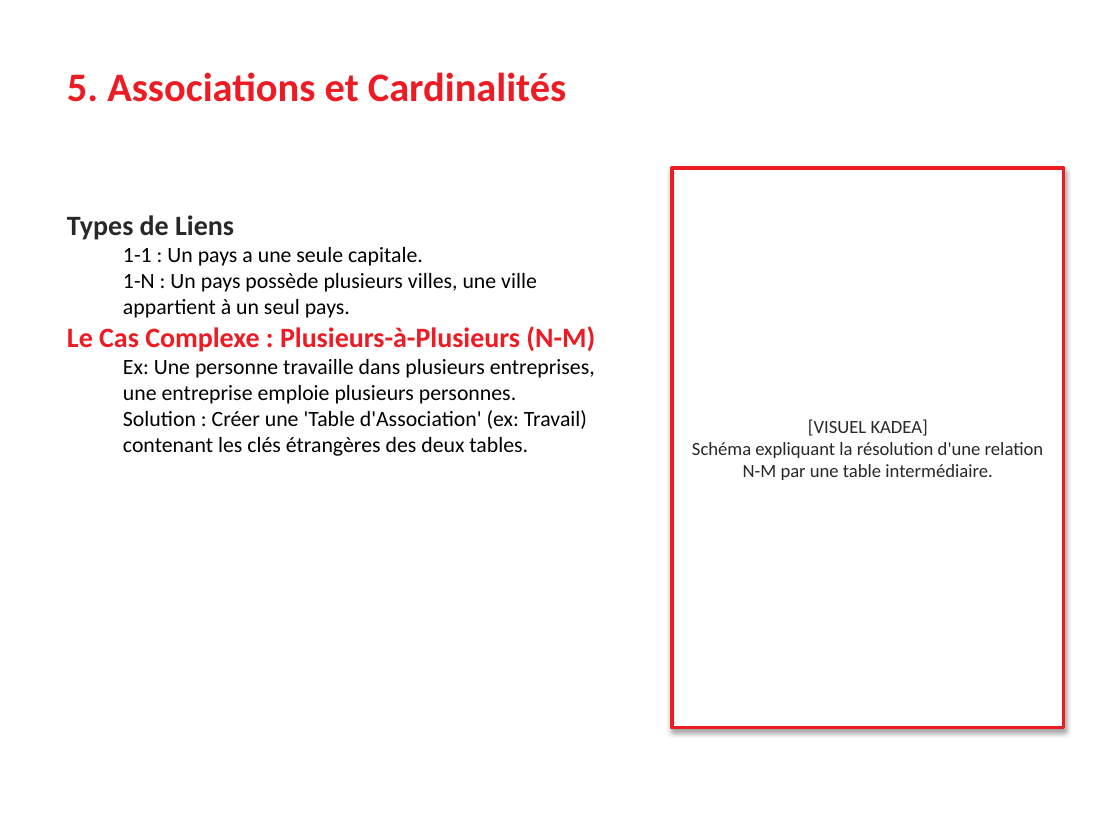
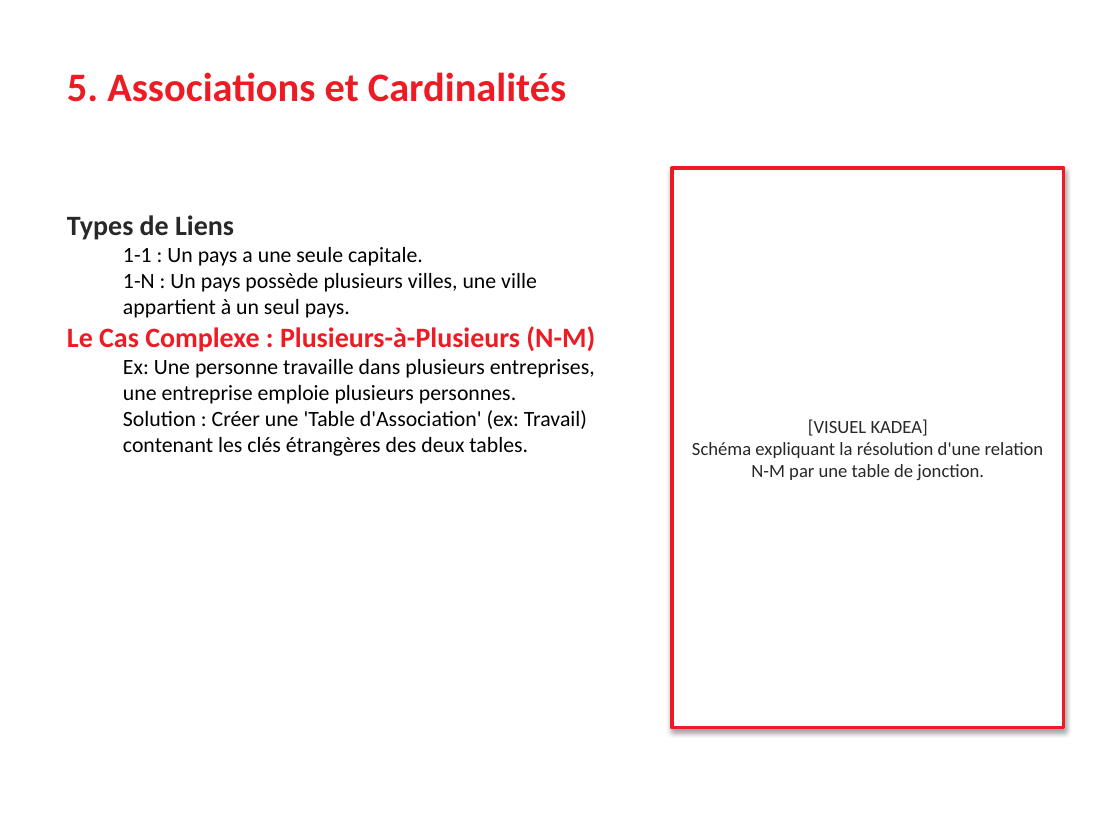
Before and after one commit to gatienseven7/train_model, a slide deck: slide 6 of Cours_Complet_BDD_et_SQL.pptx. Drawn at 1120x840 pixels with LibreOffice and Linux fonts; fonts in the diff are those of the drawing. Boxes give left, top, right and bottom in pixels: in the first picture for what was removed or moved away, otherwise in the second. Text is boxed around its words. In the diff, an @@ line names an element or a change of style, - is before the commit and + after.

```diff
--- a/Cours_Complet_BDD_et_SQL.pptx
+++ b/Cours_Complet_BDD_et_SQL.pptx
@@ text in rectangle at <box>692,419,1044,480</box>: text changed @@
-[VISUEL KADEA]
-Schéma expliquant la résolution d'une relation N-M par une table intermédiaire.
+[VISUEL KADEA]
+Schéma expliquant la résolution d'une relation N-M par une table de jonction.
```
Also in this commit, not shown: 4 other slides changed, 3 slides added, 3 other files.
